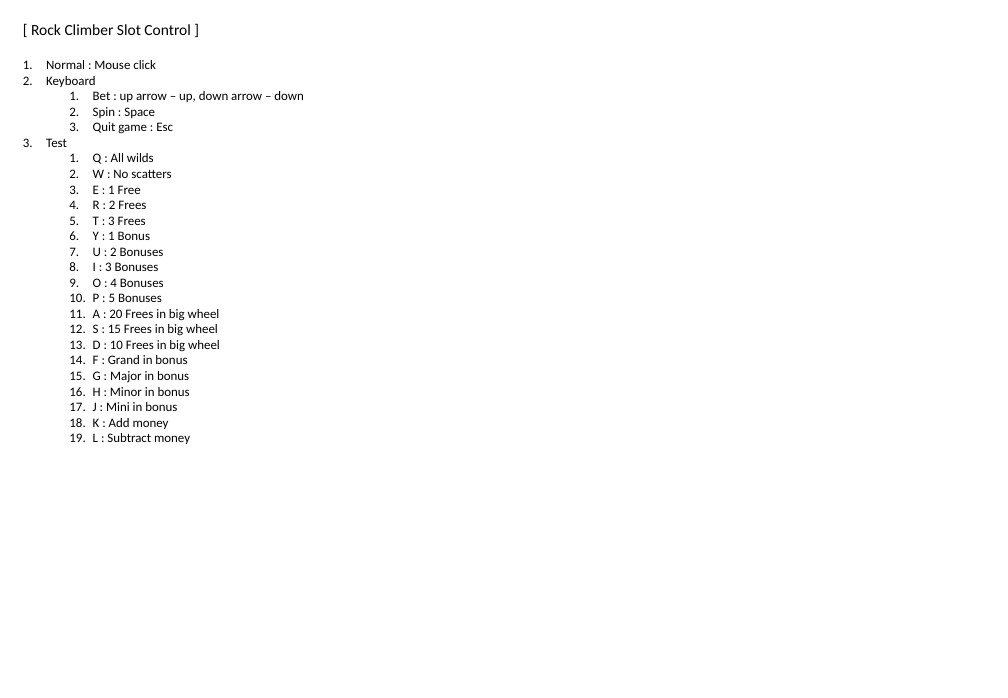
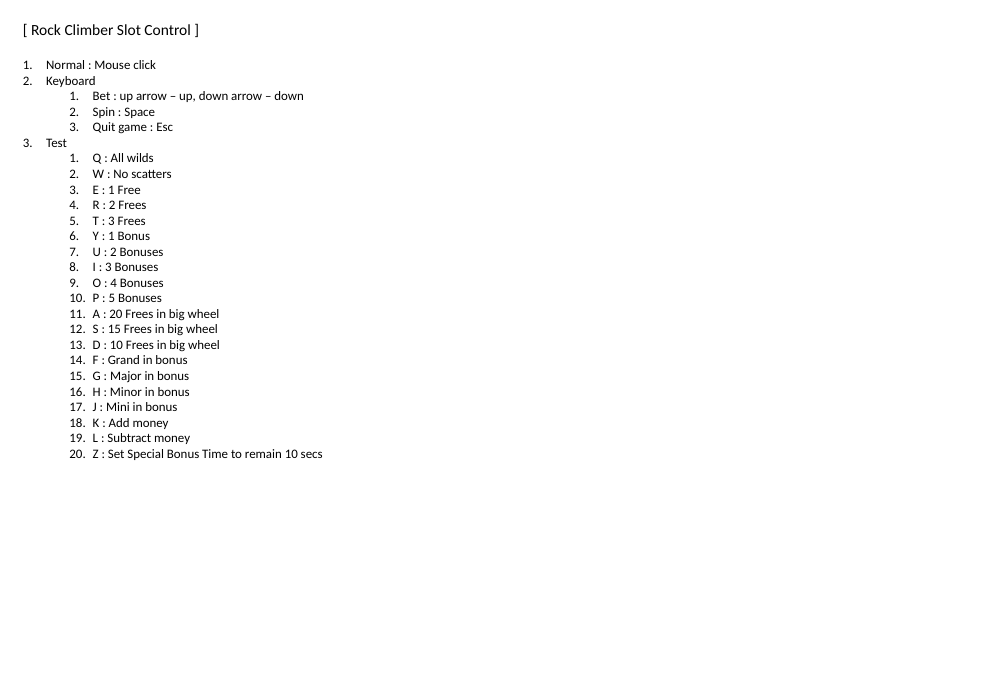
Before and after one commit to SuperVeigar/SlotMachine, a slide deck: slide 3 of 00_Documents/Proposal_RockCLimber.pptx. Drawn at 1008x698 pixels with LibreOffice and Linux fonts; fonts in the diff are those of the drawing. Boxes give left, top, right and bottom in pixels: in the first picture for what was removed or moved away, otherwise in the second. Text is boxed around its words. In the diff, an @@ line names an element or a change of style, - is before the commit and + after.

```diff
--- a/00_Documents/Proposal_RockCLimber.pptx
+++ b/00_Documents/Proposal_RockCLimber.pptx
@@ text at bbox=[93, 449, 323, 460]: paragraph added @@
+  20. Z : Set Special Bonus Time to remain 10 secs
```
Also in this commit, not shown: 10 other files.
